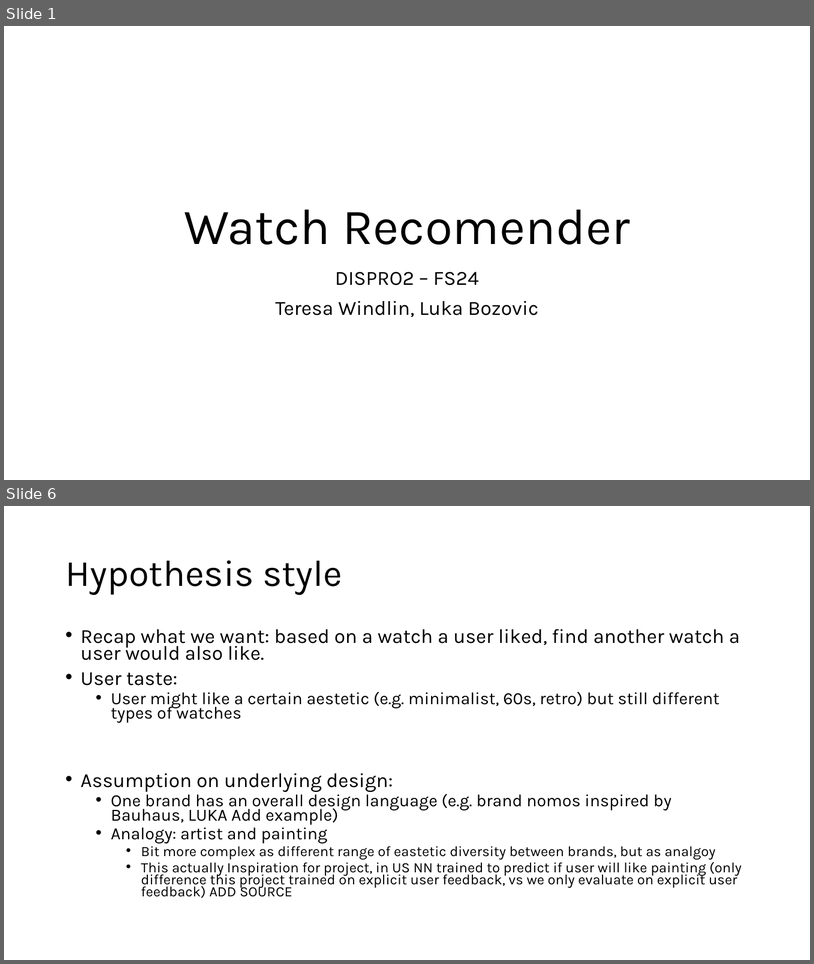
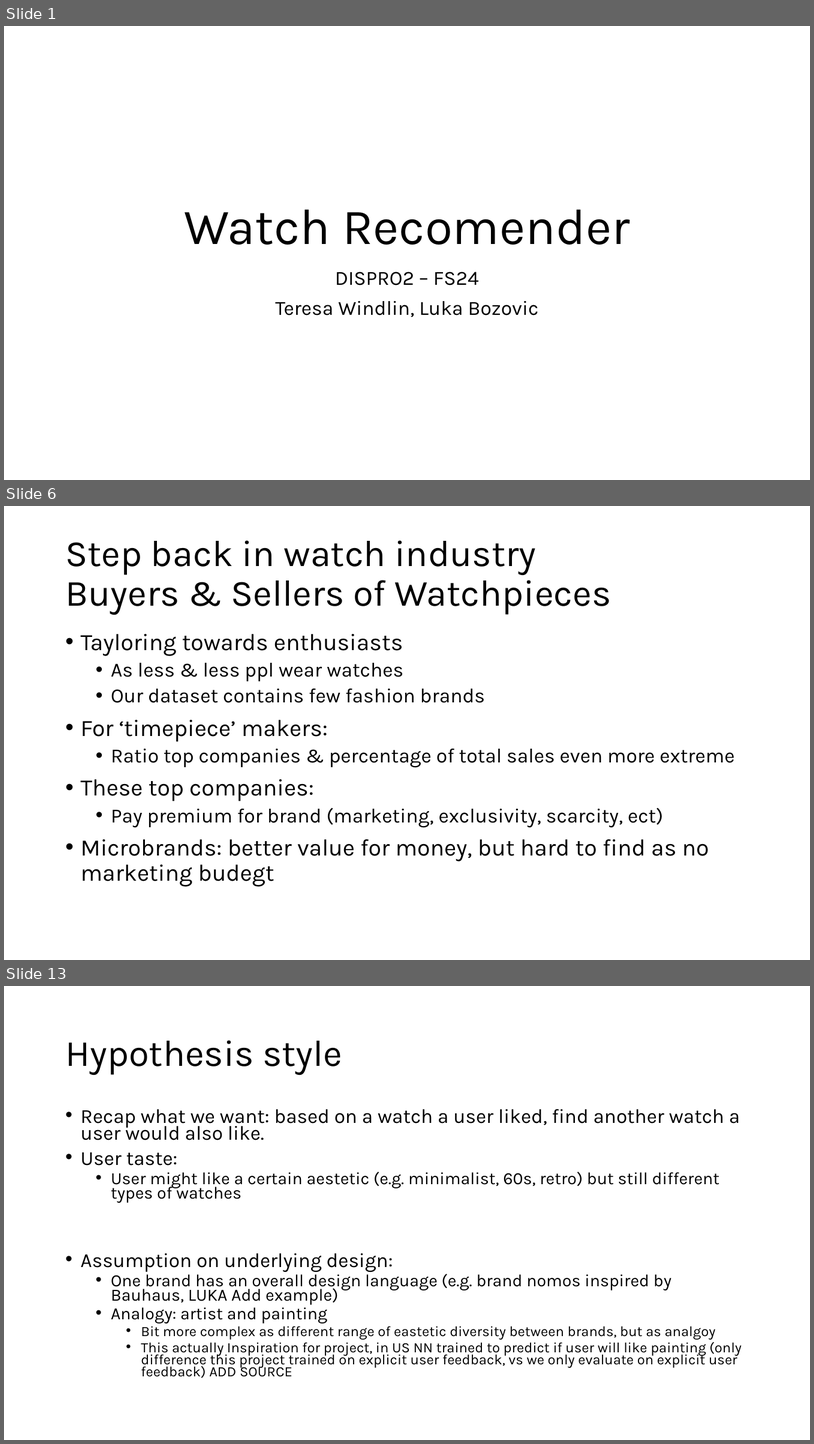
Before and after one commit to Luk-stud/Watch-recomender-DISPRO, a slide deck: Base_DISPRO Präsi.pptx. Shown one above the other, each under a label of ours: slides 1 and 6 before the commit, slides 1, 6 and 13 after it; the slides between them are not shown. The pictures are 814x964 and 814x1444 pixels, drawn with LibreOffice and Linux fonts; fonts in the diff are those of the drawing. Boxes give left, top, right and bottom in pixels: in the first picture for what was removed or moved away, otherwise in the second. Text is boxed around its words. In the diff, an @@ line names an element or a change of style, - is before the commit and + after.

```diff
--- a/Base_DISPRO Präsi.pptx
+++ b/Base_DISPRO Präsi.pptx
@@ slide 6 added at [4, 506, 810, 960], background #FFFFFF @@
@@ title added at [65, 540, 612, 615], 44 pt, text #000000 @@
+Step back in watch industry
+Buyers & Sellers of Watchpieces
@@ text added at [81, 634, 735, 886], 24 pt, text #000000 @@
+• Tayloring towards enthusiasts
+  • As less & less ppl wear watches
+  • Our dataset contains few fashion brands
+• For ‘timepiece’ makers:
+  • Ratio top companies & percentage of total sales even more extreme
+• These top companies:
+  • Pay premium for brand (marketing, exclusivity, scarcity, ect)
+• Microbrands: better value for money, but hard to find as no marketing budegt
@@ what was slide 6 is now slide 13 @@
```
Also in this commit, not shown: 3 slides changed, 7 other slides added, 1 slide removed.
